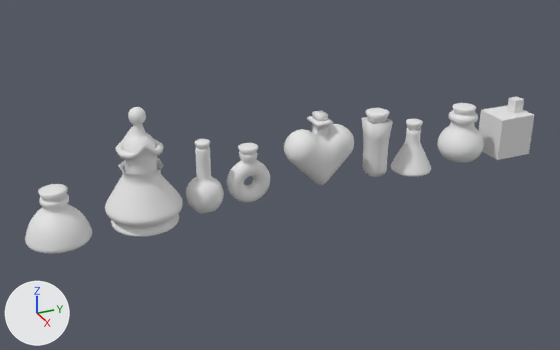
Before and after pictures for a commit that changed the glTF model modelos/frasco.glb.
Rendered twice from a 50 mm lens placed at (22.33, -10.21, 11.92), pointed at (0.13, -0.22, 0.81). The axes (+X, +Y, +Z) are drawn at lower left. The lights are the same throughout. The older version comes first. Where no turn or scale is listed for an object, it has been applied to the vertices.
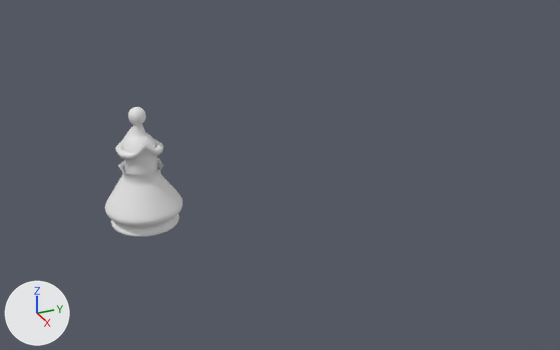
The newer file is also turned or shifted as a whole; pictures and numbers use the older file's frame.

The change, as JSON lines over the scene's bpy script:
```json
{"op": "remove", "block": "ob_circle", "code": ["ob_circle = bpy.data.objects.new('Circle', me_circle)", "ob_circle.location = (0.0, 5.23, -0.02)"]}
{"op": "remove", "block": "ob_tapon", "code": ["ob_tapon = bpy.data.objects.new('Tapon', me_mesh_004)", "ob_tapon.location = (0.0, 5.23, 1.74)"]}
{"op": "remove", "block": "ob_botella", "code": ["ob_botella = bpy.data.objects.new('Botella', me_mesh_003)", "ob_botella.location = (0.01, 7.41, 1.38)"]}
{"op": "remove", "block": "ob_tapon_001", "code": ["ob_tapon_001 = bpy.data.objects.new('Tapon.001', me_mesh_001)", "ob_tapon_001.location = (0.01, 7.41, 1.93)"]}
{"op": "remove", "block": "ob_cube", "code": ["ob_cube = bpy.data.objects.new('Cube', me_cube_001)", "ob_cube.location = (0.0, 3.63, 1.79)", "ob_cube.scale = (-0.323, -0.323, -0.323)"]}
{"op": "remove", "block": "ob_tapon_002", "code": ["ob_tapon_002 = bpy.data.objects.new('Tapon.002', me_mesh_002)", "ob_tapon_002.location = (0.0, 3.63, 2.29)"]}
{"op": "remove", "block": "ob_torus", "code": ["ob_torus = bpy.data.objects.new('Torus', me_torus)", "ob_torus.location = (0.0, -1.33, 0.89)"]}
{"op": "remove", "block": "ob_tapon_003", "code": ["ob_tapon_003 = bpy.data.objects.new('Tapon.003', me_mesh_005)", "ob_tapon_003.location = (0.0, -1.33, 1.84)"]}
{"op": "remove", "block": "ob_circle_001", "code": ["ob_circle_001 = bpy.data.objects.new('Circle.001', me_circle_001)", "ob_circle_001.location = (0.0, -7.75, -0.01)"]}
{"op": "remove", "block": "ob_tapon_004", "code": ["ob_tapon_004 = bpy.data.objects.new('Tapon.004', me_mesh_006)", "ob_tapon_004.location = (0.0, -7.75, 1.45)"]}
{"op": "remove", "block": "ob_tapon_005", "code": ["ob_tapon_005 = bpy.data.objects.new('Tapon.005', me_mesh_007)", "ob_tapon_005.location = (0.0, -2.92, 2.31)"]}
{"op": "remove", "block": "ob_cube_001", "code": ["ob_cube_001 = bpy.data.objects.new('Cube.001', me_cube_003)", "ob_cube_001.location = (0.0, -2.92, 0.57)"]}
{"op": "remove", "block": "ob_cube_002", "code": ["ob_cube_002 = bpy.data.objects.new('Cube.002', me_cube_004)", "ob_cube_002.location = (0.0, 9.51, 0.8)"]}
{"op": "remove", "block": "ob_cube_004", "code": ["ob_cube_004 = bpy.data.objects.new('Cube.004', me_cube_007)", "ob_cube_004.location = (0.0, 1.34, 1.91)"]}
```

Where the change shows, as pixel boxes (x1, y1, x2, y2) in the pictures (560 x 350 px):
```json
{"object": "Cube.004", "change": "deleted", "before": [284, 110, 354, 185]}
{"object": "Circle.001", "change": "deleted", "before": [25, 194, 92, 254]}
{"object": "Cube.002", "change": "deleted", "before": [479, 97, 534, 160]}
{"object": "Botella", "change": "deleted", "before": [437, 110, 484, 163]}
{"object": "Cube.001", "change": "deleted", "before": [186, 147, 224, 214]}
{"object": "Torus", "change": "deleted", "before": [227, 152, 271, 203]}
{"object": "Cube", "change": "deleted", "before": [362, 117, 393, 178]}
{"object": "Circle", "change": "deleted", "before": [391, 127, 431, 177]}
{"object": "Tapon.004", "change": "deleted", "before": [38, 184, 68, 202]}
{"object": "Tapon.002", "change": "deleted", "before": [366, 108, 390, 124]}
{"object": "Tapon.001", "change": "deleted", "before": [452, 103, 476, 116]}
{"object": "Tapon.003", "change": "deleted", "before": [238, 143, 258, 155]}
{"object": "Tapon", "change": "deleted", "before": [406, 119, 423, 131]}
{"object": "Tapon.005", "change": "deleted", "before": [194, 139, 211, 150]}
```
